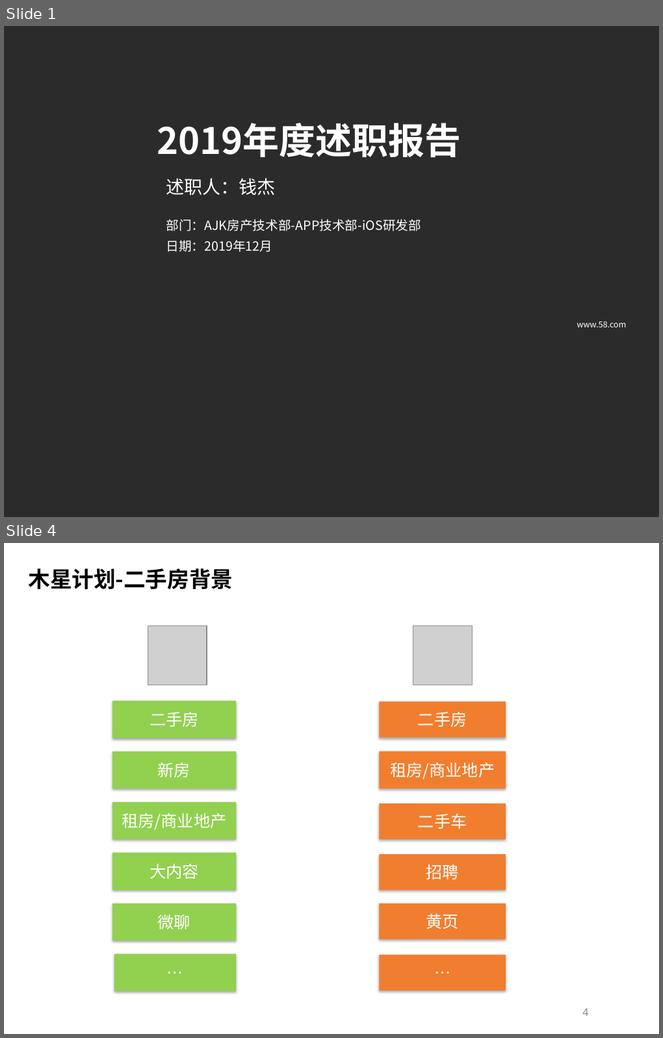
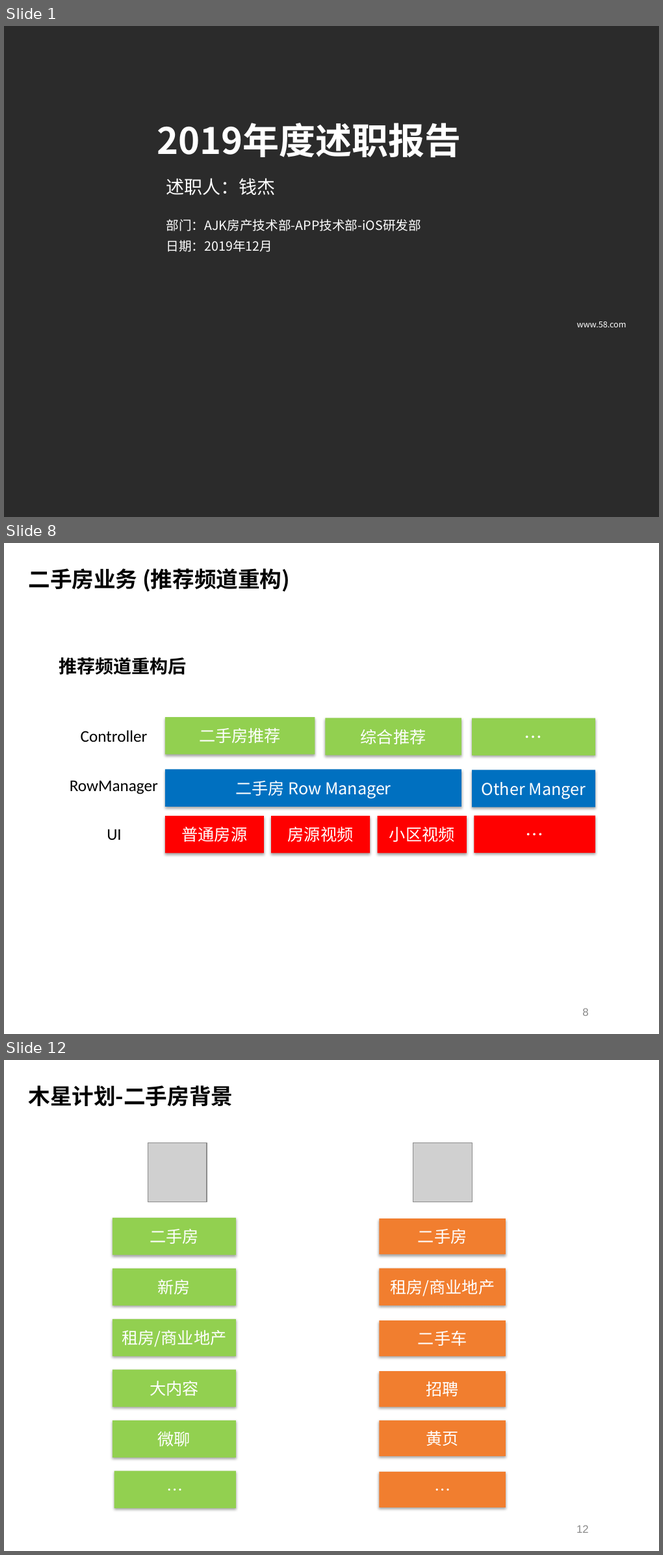
Before and after one commit to Geph0rce/Demo, a slide deck: documents/钱杰_2019年度总结述职报告.pptx. Shown one above the other, each under a label of ours: slides 1 and 4 before the commit, slides 1, 8 and 12 after it; the slides between them are not shown. The pictures are 663x1038 and 663x1555 pixels, drawn with LibreOffice and Linux fonts; fonts in the diff are those of the drawing; grey boxes stand for pictures; background and template pictures are left out; a plain dark background stands for a picture behind light text. Boxes give left, top, right and bottom in pixels: in the first picture for what was removed or moved away, otherwise in the second. Text is boxed around its words. In the diff, an @@ line names an element or a change of style, - is before the commit and + after.

```diff
--- a/documents/钱杰_2019年度总结述职报告.pptx
+++ b/documents/钱杰_2019年度总结述职报告.pptx
@@ slide 8 added at box(4, 543, 659, 1034), background picture (left out) @@
@@ text added at box(29, 568, 290, 592), 24 pt, text #000000, bold @@
+二手房业务 (推荐频道重构)
@@ text added at box(59, 657, 187, 675), 20 pt, text #000000, bold @@
+推荐频道重构后
@@ rectangle added at box(165, 717, 315, 755), fill #92D050, 18 pt, text #FFFFFF @@
+二手房推荐
@@ rectangle added at box(325, 718, 462, 756), fill #92D050, 18 pt, text #FFFFFF @@
+综合推荐
@@ text added at box(81, 730, 148, 742), 18 pt, text #000000 @@
+Controller
@@ rectangle added at box(472, 719, 595, 756), fill #92D050, 20 pt, text #FFFFFF @@
+…
@@ rectangle added at box(165, 770, 462, 807), fill #0070C0, 18 pt, text #FFFFFF @@
+二手房 Row Manager
@@ rectangle added at box(472, 771, 595, 808), fill #0070C0, 18 pt, text #FFFFFF @@
+Other Manger
@@ text added at box(70, 780, 158, 795), 18 pt, text #000000 @@
+RowManager
@@ rectangle added at box(475, 815, 596, 853), fill #FF0000, 20 pt, text #FFFFFF @@
+…
@@ text added at box(107, 829, 121, 841), 18 pt, text #000000 @@
+UI
@@ rectangle added at box(165, 816, 264, 854), fill #FF0000, 18 pt, text #FFFFFF @@
+普通房源
@@ rectangle added at box(271, 816, 370, 854), fill #FF0000, 18 pt, text #FFFFFF @@
+房源视频
@@ rectangle added at box(378, 816, 467, 854), fill #FF0000, 18 pt, text #FFFFFF @@
+小区视频
@@ page number added at box(582, 1008, 588, 1016), 12 pt, text #898989 @@
+8
@@ what was slide 4 is now slide 12 @@
@@ page number at box(577, 1525, 589, 1533): text changed @@
-4
+12
```
Also in this commit, not shown: 4 slides changed, 7 other slides added, 1 other file.
